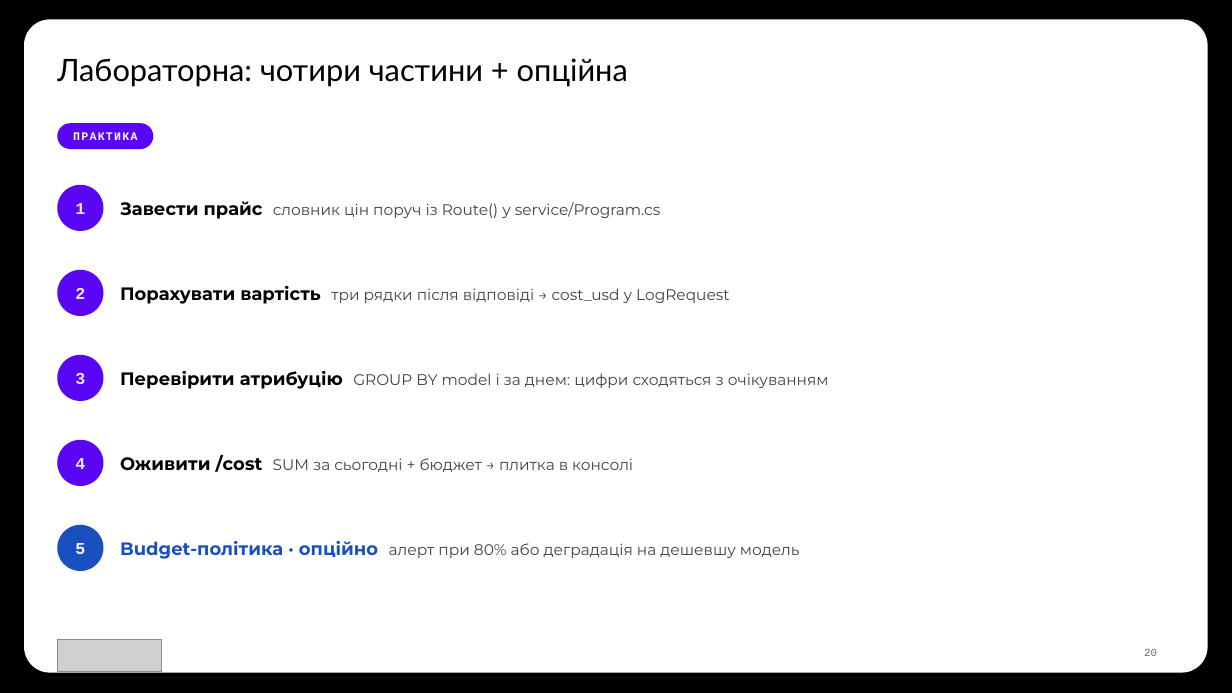
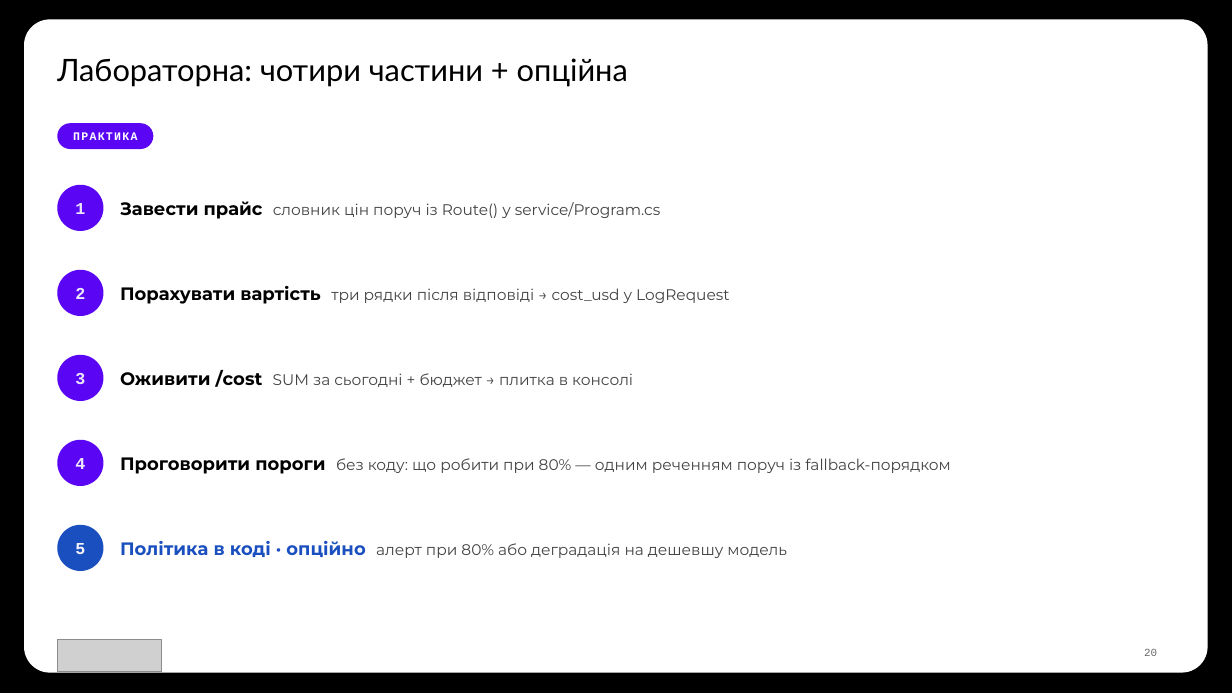
Before and after one commit to TarasFedorenkoFTV/llmops-bootcamp, a slide deck: slide 20 of docs/decks/L04.pptx. Drawn at 1232x693 pixels with LibreOffice and Linux fonts; fonts in the diff are those of the drawing; grey boxes stand for pictures; background and template pictures are left out. Boxes give left, top, right and bottom in pixels: in the first picture for what was removed or moved away, otherwise in the second. Text is boxed around its words. In the diff, an @@ line names an element or a change of style, - is before the commit and + after.

```diff
--- a/docs/decks/L04.pptx
+++ b/docs/decks/L04.pptx
@@ text "Оживити /cost SUM за сьогодні ...": place and size @@
-text "Оживити /cost SUM за сьогодні ..." at <box>120,455,633,472</box>
+text "Оживити /cost SUM за сьогодні ..." at <box>120,370,633,387</box>
@@ text removed at <box>120,371,829,389</box> @@
-Перевірити атрибуцію GROUP BY model і за днем: цифри сходяться з очікуванням
@@ text added at <box>120,457,951,474</box>, 12 pt, text #434343 @@
+Проговорити пороги без коду: що робити при 80% — одним реченням поруч із fallback-порядком
@@ text at <box>120,541,787,558</box>: text changed @@
-Budget-політика · опційно алерт при 80% або деградація на дешевшу модель
+Політика в коді · опційно алерт при 80% або деградація на дешевшу модель
```
Also in this commit, not shown: 4 other slides changed, 46 other files.
